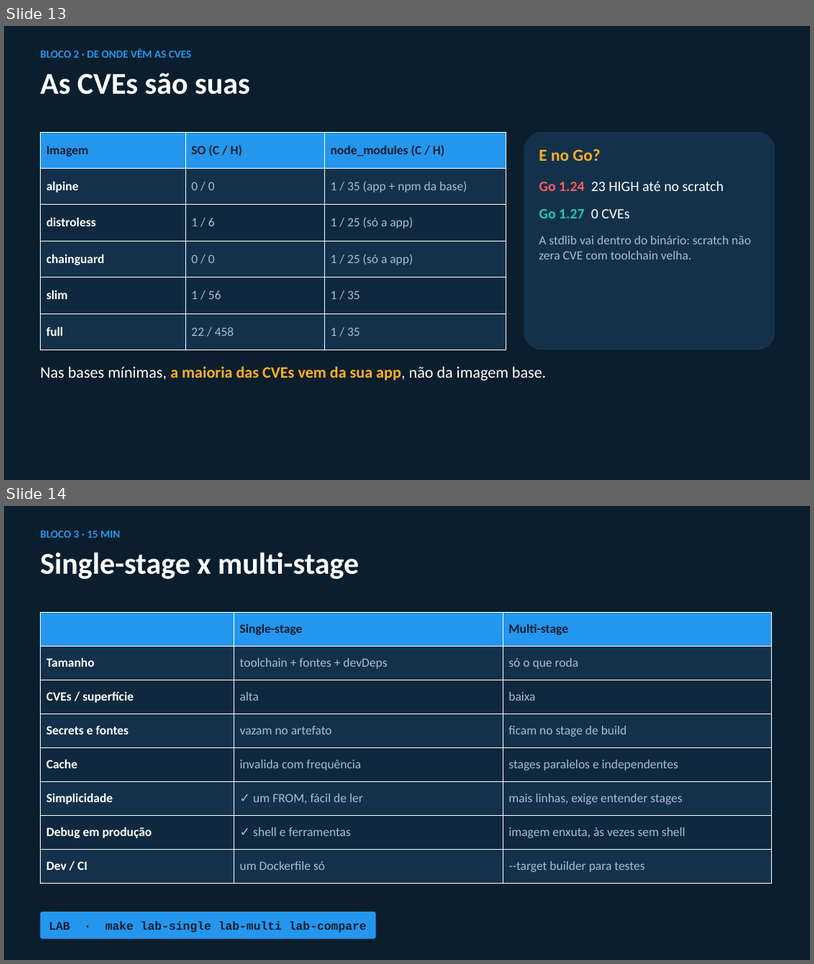
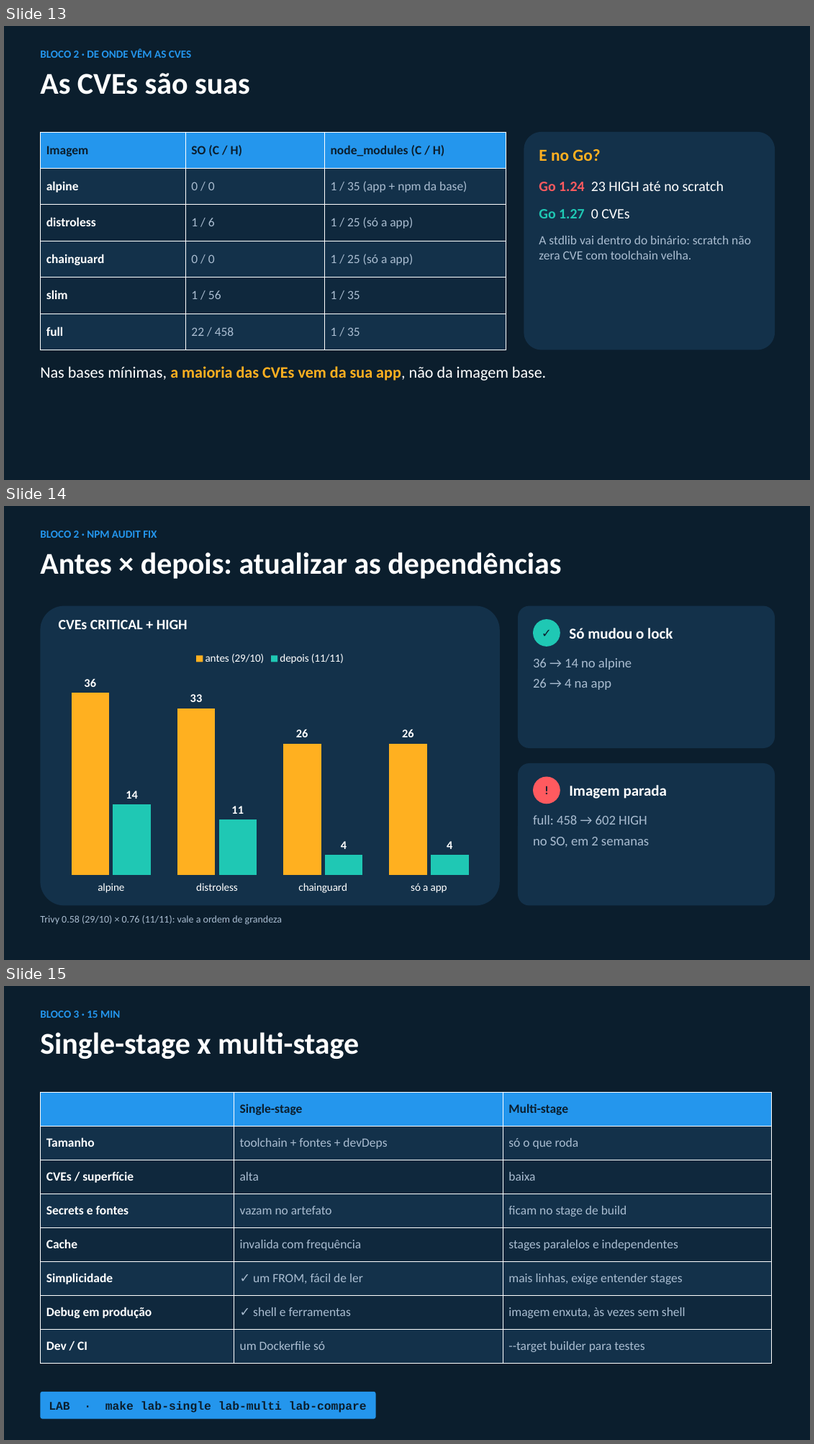
Before and after one commit to fabiofrances/appsec, a slide deck: reports/containerizacao-palestra.pptx. Shown one above the other, each under a label of ours: slides 13 and 14 before the commit, slides 13, 14 and 15 after it. The pictures are 814x964 and 814x1444 pixels, drawn with LibreOffice and Linux fonts; fonts in the diff are those of the drawing. Boxes give left, top, right and bottom in pixels: in the first picture for what was removed or moved away, otherwise in the second. Text is boxed around its words. In the diff, an @@ line names an element or a change of style, - is before the commit and + after.

Commit message:
docs: antes x depois da atualização de dependências do backend (PR #5)
- roteiro: tabela antes (29/10) x depois (11/11) das CVEs, imagem parada envelhece
  (full 458 -> 602 HIGH no SO) e ressalva da troca de versão do Trivy
- PPT (29 slides): novo slide "Antes x depois: atualizar as dependências", jornada
  com 5 degraus (+ deps: 11 CVEs C+H) e duelo com CVEs antes -> depois
- VALIDACAO: registro da remedição e do permission denied com Trivy nativo

Generated by Fabio Franceschetto helped by [Claude Code](https://claude.com/claude-code)

```diff
--- a/reports/containerizacao-palestra.pptx
+++ b/reports/containerizacao-palestra.pptx
@@ slide 14 added at box(4, 506, 810, 960), background #0B1E2D @@
@@ text added at box(40, 530, 157, 538), 13 pt, text #2496ED, bold @@
+BLOCO 2 · NPM AUDIT FIX
@@ text added at box(40, 552, 561, 579), 36 pt, text #FFFFFF, bold @@
+Antes × depois: atualizar as dependências
@@ rounded rectangle added at box(40, 606, 500, 906), fill #13314A @@
@@ rounded rectangle added at box(518, 606, 775, 748), fill #13314A @@
@@ text added at box(59, 620, 188, 629), 17 pt, text #FFFFFF, bold @@
+CVEs CRITICAL + HIGH
@@ ellipse added at box(533, 619, 561, 646), fill #1FC8B4, 14 pt, text #0B1E2D, bold @@
+✓
@@ text added at box(569, 628, 673, 638), 18 pt, text #FFFFFF, bold @@
+Só mudou o lock
@@ column chart added at box(49, 645, 491, 899) @@
+categories: alpine, distroless, chainguard, só a app
+antes (29/10): 36, 33, 26, 26
+depois (11/11): 14, 11, 4, 4
@@ text added at box(533, 658, 632, 690), 16 pt, text #A9BCD0 @@
+36 → 14 no alpine
+26 → 4 na app
@@ rounded rectangle added at box(518, 763, 775, 906), fill #13314A @@
@@ ellipse added at box(533, 777, 561, 803), fill #FF5A5F, 14 pt, text #0B1E2D, bold @@
+!
@@ text added at box(569, 785, 668, 798), 18 pt, text #FFFFFF, bold @@
+Imagem parada
@@ text added at box(533, 815, 649, 847), 16 pt, text #A9BCD0 @@
+full: 458 → 602 HIGH
+no SO, em 2 semanas
@@ text added at box(40, 915, 282, 924), 12 pt, text #A9BCD0 @@
+Trivy 0.58 (29/10) × 0.76 (11/11): vale a ordem de grandeza
@@ what was slide 14 is now slide 15 @@
```
Also in this commit, not shown: 2 slides changed, 3 other files.
